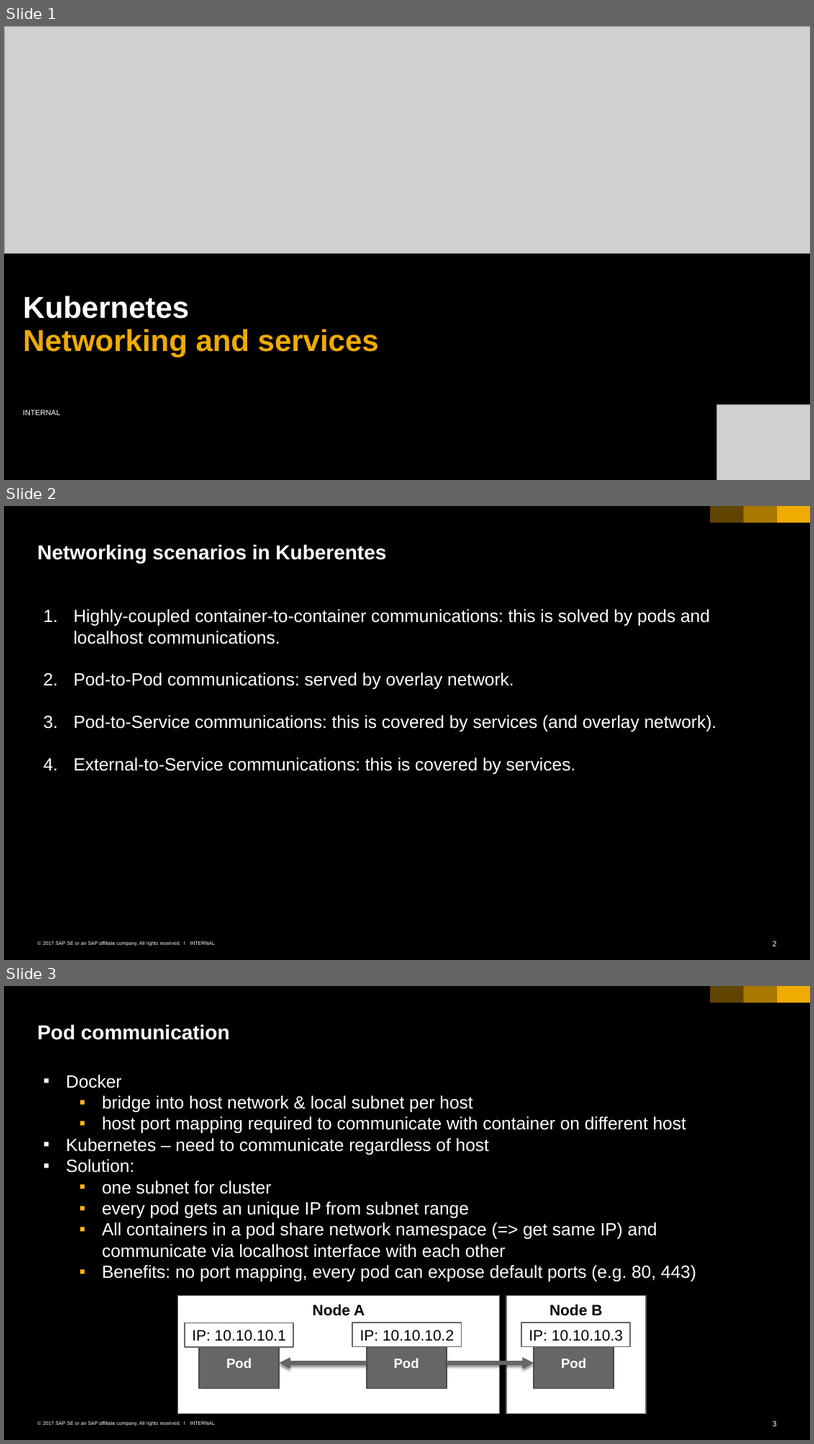
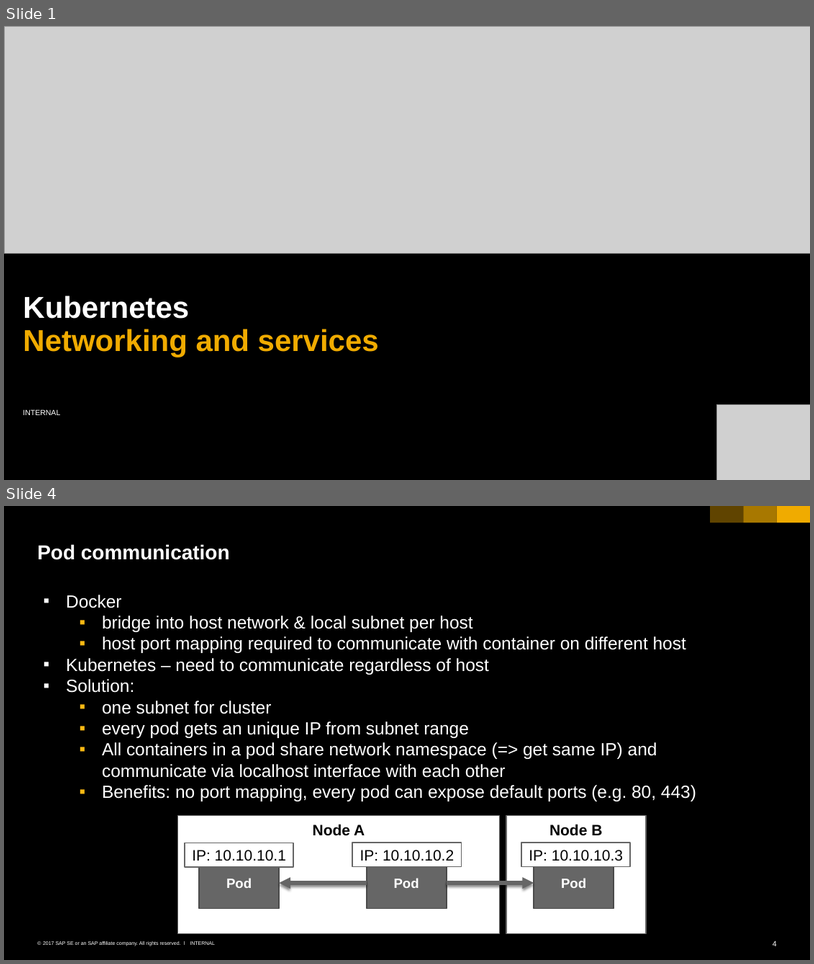
Before and after one commit to cuijiyao01/docker-k8s-training, a slide deck: kubernetes/04_networking_services.pptx. Shown one above the other, each under a label of ours: slides 1, 2 and 3 before the commit, slides 1 and 4 after it; the slides between them are not shown. The pictures are 814x1444 and 814x964 pixels, drawn with LibreOffice and Linux fonts; fonts in the diff are those of the drawing; grey boxes stand for pictures; background and template pictures are left out. Boxes give left, top, right and bottom in pixels: in the first picture for what was removed or moved away, otherwise in the second. Text is boxed around its words. In the diff, an @@ line names an element or a change of style, - is before the commit and + after.

Commit message:
reworked networking objectives & scenarios

```diff
--- a/kubernetes/04_networking_services.pptx
+++ b/kubernetes/04_networking_services.pptx
@@ slide 2 removed at [4, 506, 810, 960], background #000000; not listed: 6 template elements that a slide beside it also shows @@
@@ title removed at [37, 544, 386, 563] @@
-Networking scenarios in Kuberentes
@@ text removed at [74, 609, 718, 774] @@
-1. Highly-coupled container-to-container communications: this is solved by pods and localhost communications.
-2. Pod-to-Pod communications: served by overlay network.
-3. Pod-to-Service communications: this is covered by services (and overlay network).
-4. External-to-Service communications: this is covered by services.
@@ what was slide 3 is now slide 4 @@
@@ page number at [773, 940, 777, 946]: text changed @@
-3
+4
```
Also in this commit, not shown: 2 slides changed, 2 slides added.
